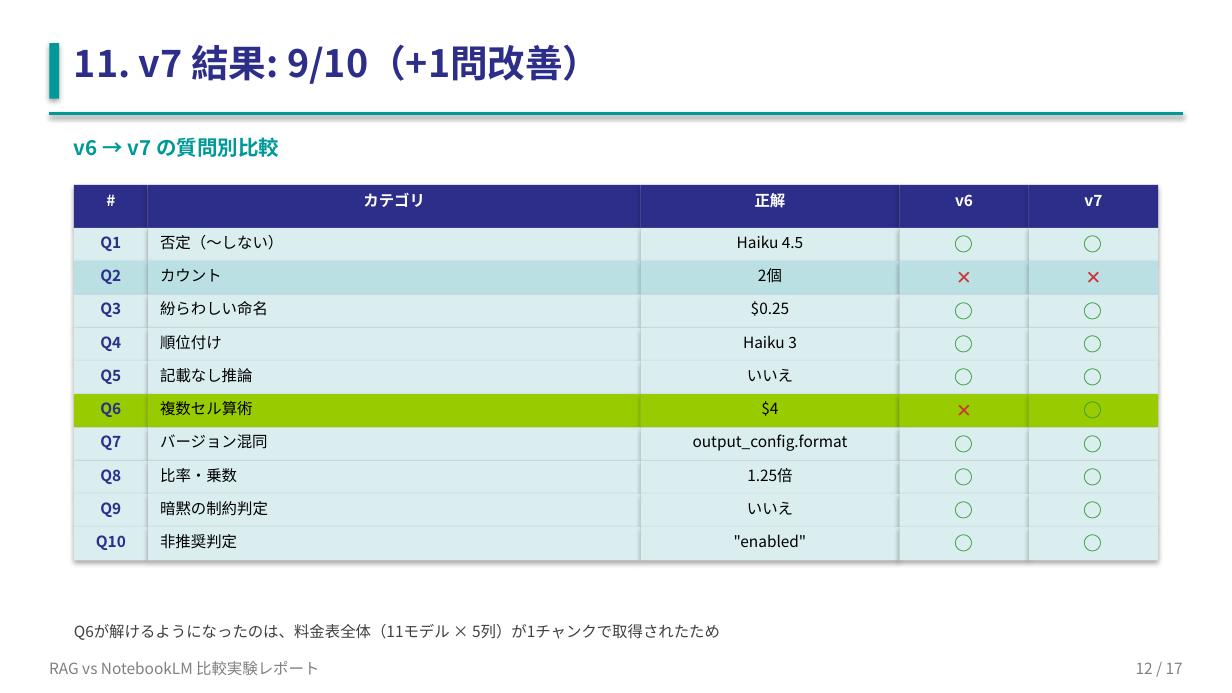
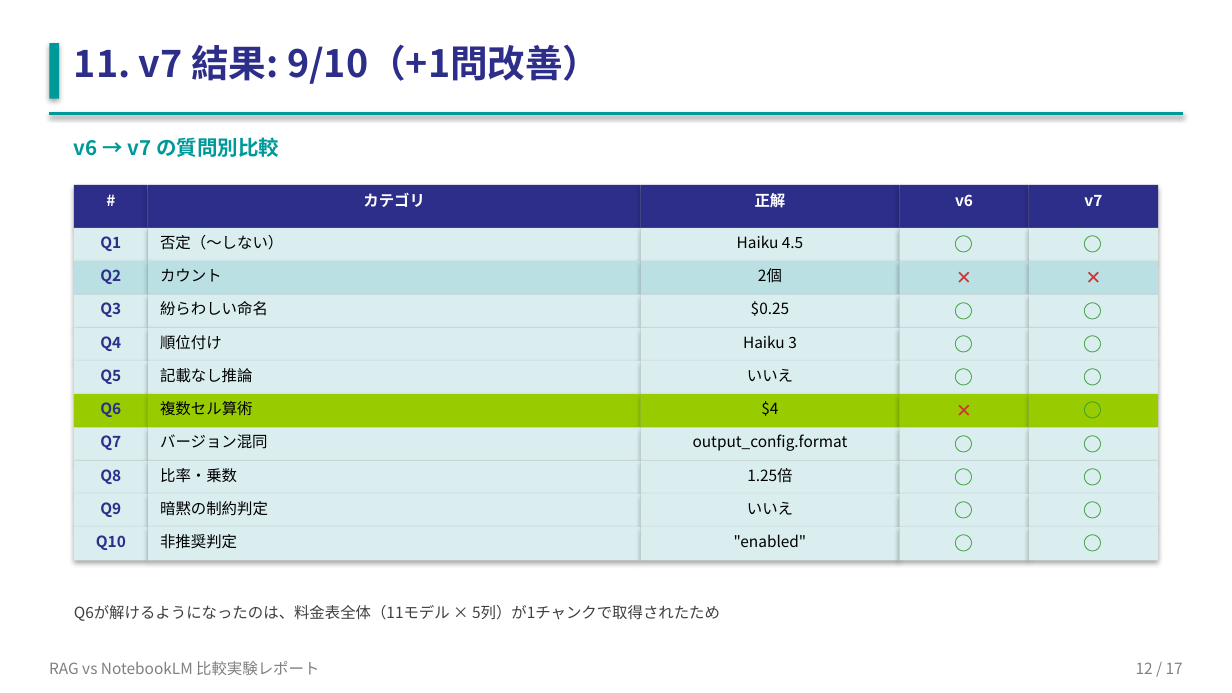
Before and after one commit to shogonakamura1/rag-comparison, a slide deck: slide 12 of RAG_vs_NotebookLM_report.pptx. Drawn at 1232x693 pixels with LibreOffice and Linux fonts; fonts in the diff are those of the drawing. Boxes give left, top, right and bottom in pixels: in the first picture for what was removed or moved away, otherwise in the second. Text is boxed around its words. In the diff, an @@ line names an element or a change of style, - is before the commit and + after.

```diff
--- a/RAG_vs_NotebookLM_report.pptx
+++ b/RAG_vs_NotebookLM_report.pptx
@@ text "Q6が解けるようになったのは、料金表全体（11モデル × 5列）が1チャンクで取得されたため": place and size @@
-text "Q6が解けるようになったのは、料金表全体（11モデル × 5列）が1チャンクで取得されたため" at box(74, 624, 720, 640)
+text "Q6が解けるようになったのは、料金表全体（11モデル × 5列）が1チャンクで取得されたため" at box(74, 605, 720, 621)
```
Also in this commit, not shown: 13 other slides changed, 5 other files.
